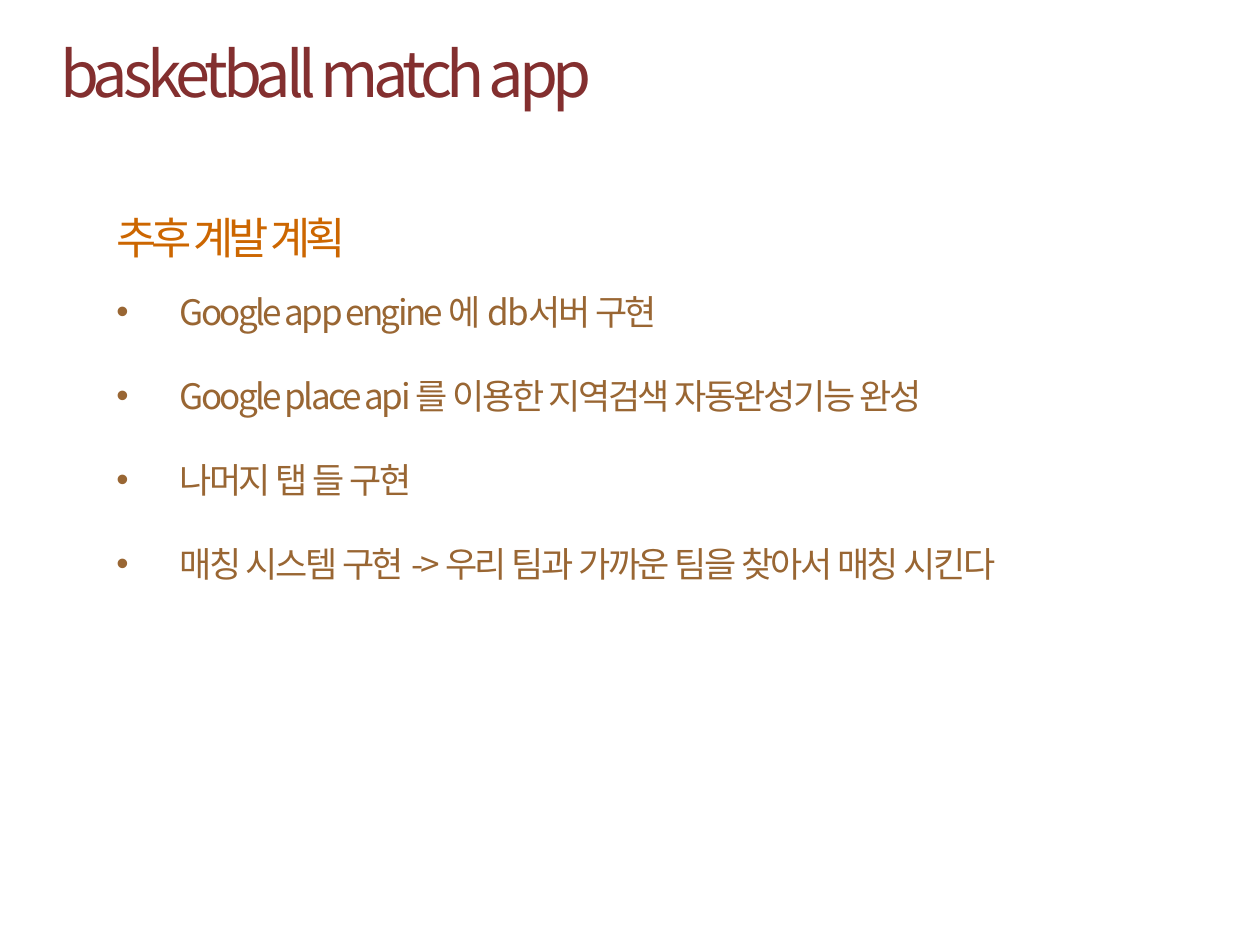
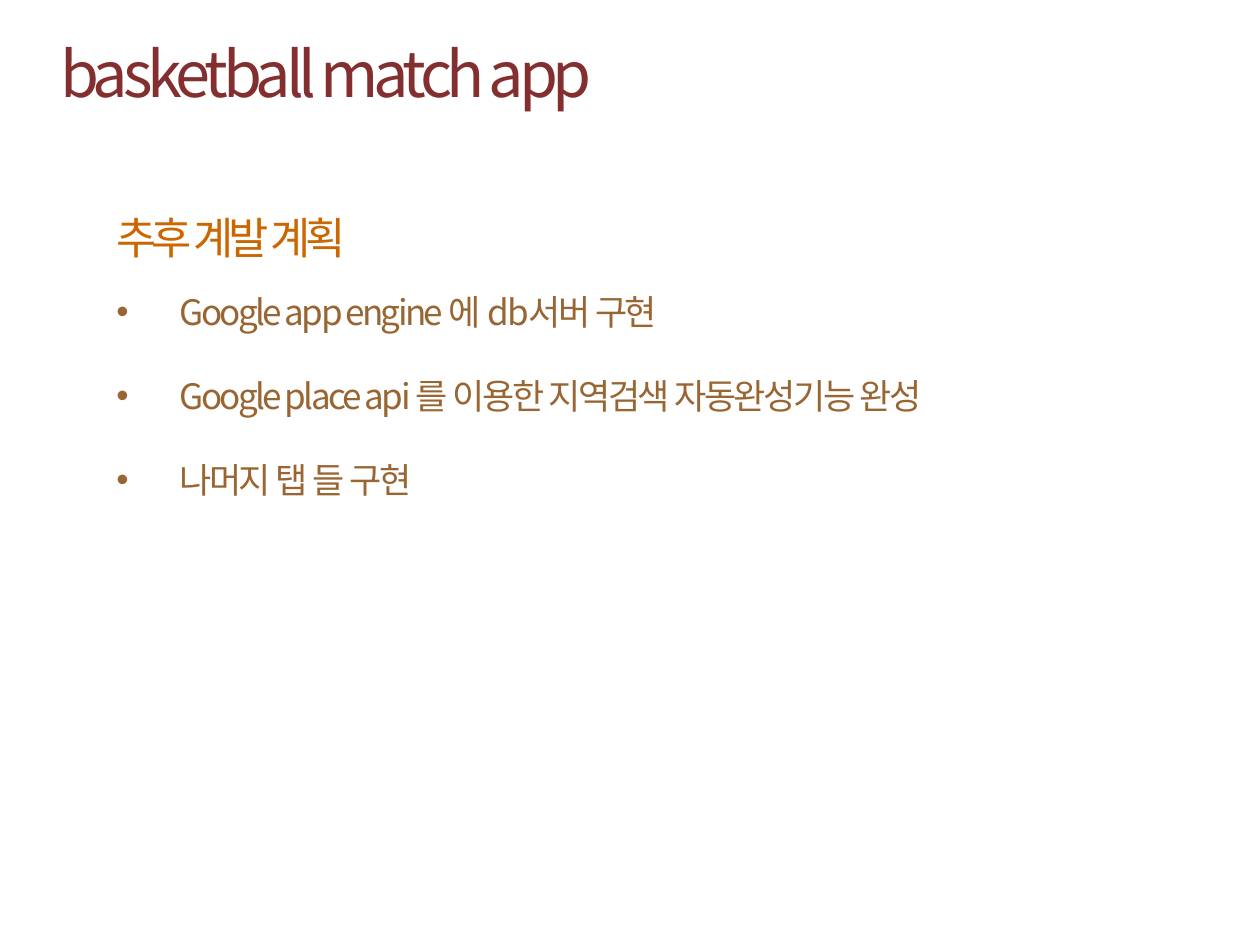
Before and after one commit to kare14/mobile, a slide deck: slide 10 of 모바일 중간보고서 20093296 배판근.pptx. Drawn at 1260x945 pixels with LibreOffice and Linux fonts; fonts in the diff are those of the drawing; background and template pictures are left out. Boxes give left, top, right and bottom in pixels: in the first picture for what was removed or moved away, otherwise in the second. Text is boxed around its words. In the diff, an @@ line names an element or a change of style, - is before the commit and + after.

Commit message:
Revert "구현 계획서"
This reverts commit dc563f7db3a417b0532dcc609fc21c4cc8dababe.

```diff
--- a/모바일 중간보고서 20093296 배판근.pptx
+++ b/모바일 중간보고서 20093296 배판근.pptx
@@ text at (179, 548, 996, 580): paragraph removed @@
-• 매칭 시스템 구현 -> 우리 팀과 가까운 팀을 찾아서 매칭 시킨다
```
Also in this commit, not shown: 1 other slide changed, 1 other file.
